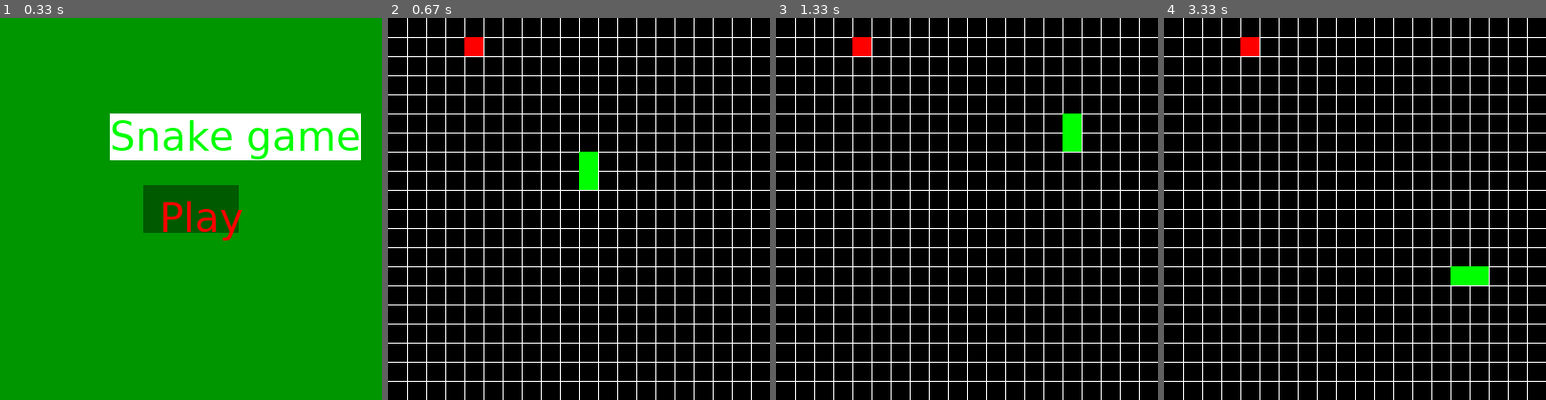
Above: before the commit, frames 1-4 (left to right).
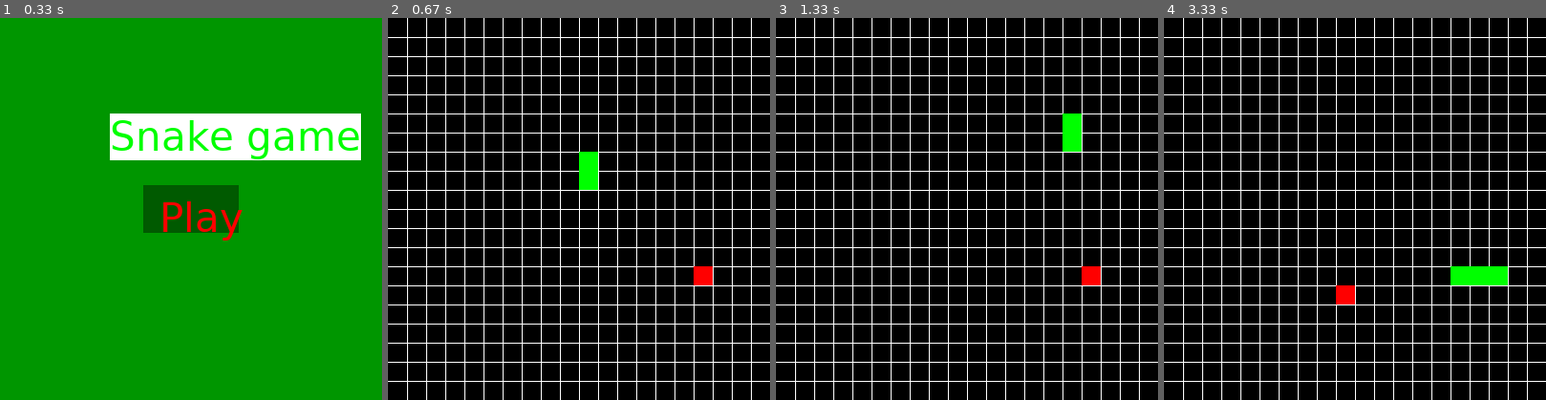
Above: after the commit, the same moments.

Repository: bogdns/bin_project
Game: pygame game, started from game.py
The game is run twice, just before and just after one commit, with the same random seed, the same clock (stepped at 60 frames per second) and the same inputs.
Inputs (mouse positions are in pixels of both pictures, inside the frame that each line leads up to):
- Up to frame 1 (0.33 s): no input
- Up to frame 2 (0.67 s): click "Play" at 0.4 s
- Up to frame 3 (1.33 s): hold Right 0.67-1.13 s; move the mouse to (951, 224) at 0.7 s; hold Up from 1.17 s (still down)
- Up to frame 4 (3.33 s): release Up at 1.47 s; hold Right 1.5-1.97 s; hold Down 2-2.53 s; hold Left 2.9-3.3 s

Frame 1 is identical in both runs. In frame 2, 0.5% of the frame differs, in the area x 20-85%, y 5-70%; in frame 3, 0.5%; in frame 4, 0.8%, in the area x 20-90%, y 5-75%.

Commit message:
some upd

Diff:
--- a/death.py
+++ b/death.py
@@ -1,6 +1,6 @@
 from setting import *
 import pygame as pg
-
+from food import *
 
 class Death:
     def __init__(self, pos, window, death):
@@ -8,13 +8,13 @@
         self.window = window
         self.font = pg.font.SysFont('comicsansms', 32)
         self.death = death
-
+        self.food = Food(self.window)
     def field_check(self):
         headX = self.pos[-1][0]
         headY = self.pos[-1][1]
         if headX > ROWS or headX < 0 or headY > ROWS or headY < 0:
             self.window.fill((0, 0, 0))
-            result_text = self.font.render("Your score {}".format(6), 1, (0, 0, 0), (255, 255, 255))
+            result_text = self.font.render("Your score {}".format(self.food.points), 1, (0, 0, 0), (255, 255, 255))
             self.window.blit(result_text, (50, 100))
             death_text = self.font.render("Game over", 1, (0, 0, 0), (255, 255, 255))
             self.window.blit(death_text, (50, 50))
--- a/food.py
+++ b/food.py
@@ -8,6 +8,7 @@
         self.pos = (0, 0)  # init pos of a food
         self.distanceBetween = WIDTH // ROWS
         self.screen = window
+        self.points = 0
         self.free_cells = set()  # cells which are free to place food
         for i in range(ROWS):
             for j in range(ROWS):
@@ -40,5 +41,6 @@
         if snake_pos[-1] == self.cords:  # поедание еды
             self.calculate_pos(snake_pos)
             self.ate = 1
+            self.points += 1
         self.draw_food()
         # TODO
